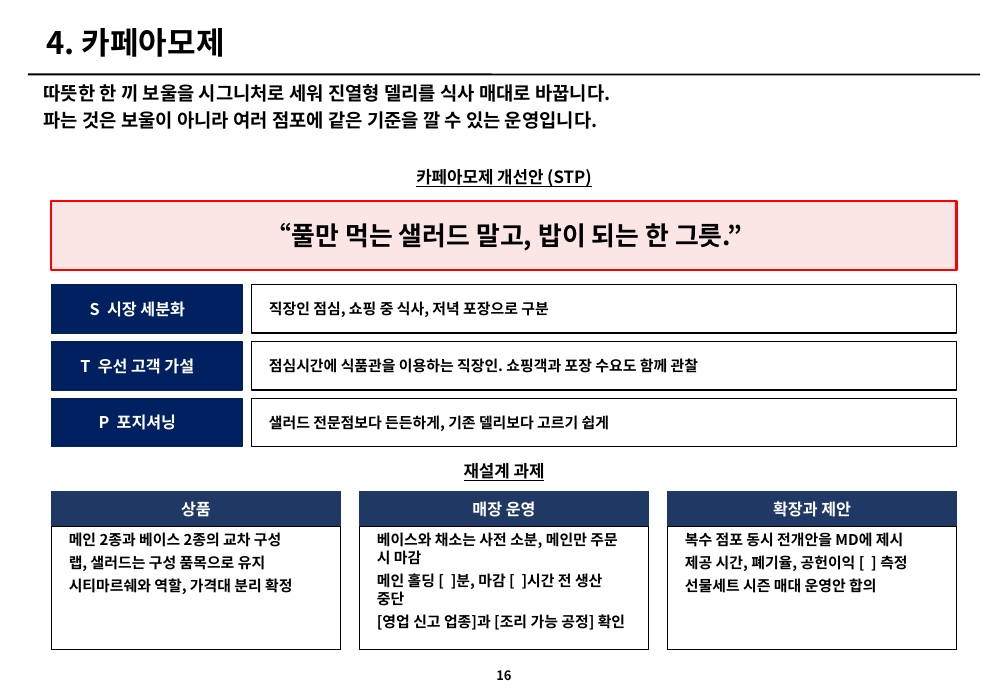
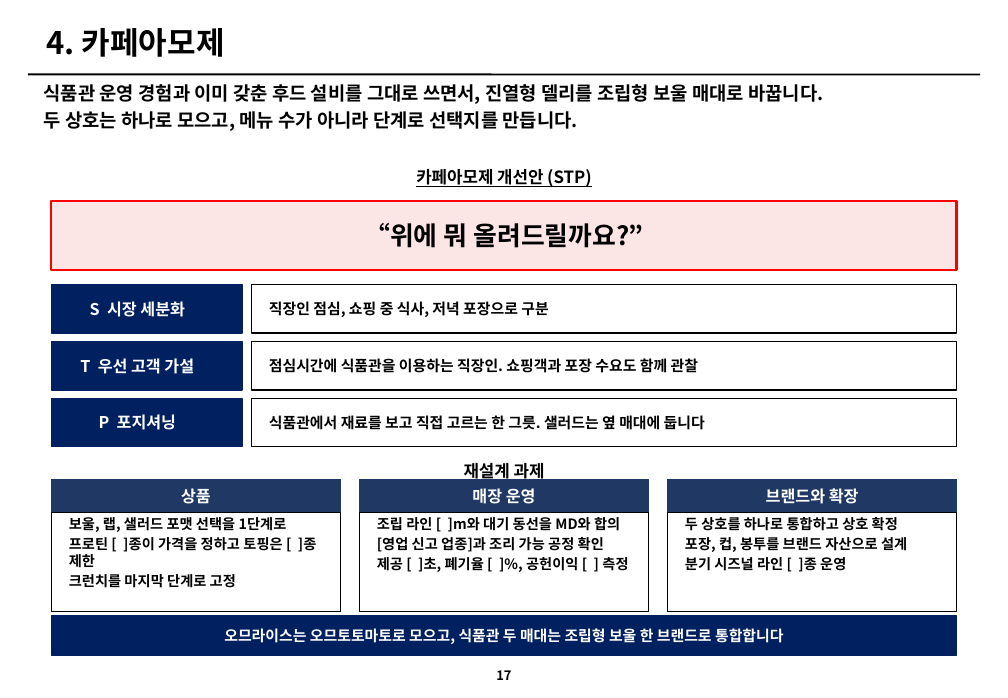
Before and after one commit to grandnim-wq/Claude, a slide deck: slide 17 of 아모제_3개브랜드_개선전략_v3.pptx (slide 16 before the commit). Drawn at 1008x698 pixels with LibreOffice and Linux fonts; fonts in the diff are those of the drawing. Boxes give left, top, right and bottom in pixels: in the first picture for what was removed or moved away, otherwise in the second. Text is boxed around its words. In the diff, an @@ line names an element or a change of style, - is before the commit and + after.

```diff
--- a/아모제_3개브랜드_개선전략_v3.pptx
+++ b/아모제_3개브랜드_개선전략_v3.pptx
@@ text at [44,84,823,131]: text changed @@
-따뜻한 한 끼 보울을 시그니처로 세워 진열형 델리를 식사 매대로 바꿉니다.
-파는 것은 보울이 아니라 여러 점포에 같은 기준을 깔 수 있는 운영입니다.
+식품관 운영 경험과 이미 갖춘 후드 설비를 그대로 쓰면서, 진열형 델리를 조립형 보울 매대로 바꿉니다.
+두 상호는 하나로 모으고, 메뉴 수가 아니라 단계로 선택지를 만듭니다.
@@ text at [364,223,643,248]: text changed @@
-“풀만 먹는 샐러드 말고, 밥이 되는 한 그릇.”
+“위에 뭐 올려드릴까요?”
@@ text at [269,415,705,430]: text changed @@
-샐러드 전문점보다 든든하게, 기존 델리보다 고르기 쉽게
+식품관에서 재료를 보고 직접 고르는 한 그릇. 샐러드는 옆 매대에 둡니다
@@ 3 rectangles, 2 texts: place and size @@
-3 rectangles, 2 texts at [51,491,957,527]
+3 rectangles, 2 texts at [51,479,957,513]
@@ text at [766,488,859,504]: text changed @@
-확장과 제안
+브랜드와 확장
@@ rectangle: place and size @@
-rectangle at [51,527,341,650]
+rectangle at [51,513,341,612]
@@ text at [69,517,316,588]: text changed; size 11.5 to 11 pt @@
-메인 2종과 베이스 2종의 교차 구성
-랩, 샐러드는 구성 품목으로 유지
-시티마르쉐와 역할, 가격대 분리 확정
+보울, 랩, 샐러드 포맷 선택을 1단계로
+프로틴 [ ]종이 가격을 정하고 토핑은 [ ]종 제한
+크런치를 마지막 단계로 고정
@@ rectangle: place and size @@
-rectangle at [359,527,649,650]
+rectangle at [359,513,649,612]
@@ text at [377,517,628,572]: text changed; size 11.5 to 11 pt @@
-베이스와 채소는 사전 소분, 메인만 주문 시 마감
-메인 홀딩 [ ]분, 마감 [ ]시간 전 생산 중단
-[영업 신고 업종]과 [조리 가능 공정] 확인
+조립 라인 [ ]m와 대기 동선을 MD와 합의
+[영업 신고 업종]과 조리 가능 공정 확인
+제공 [ ]초, 폐기율 [ ]%, 공헌이익 [ ] 측정
@@ rectangle: place and size @@
-rectangle at [667,527,957,650]
+rectangle at [667,513,957,612]
@@ text at [685,517,907,572]: text changed; size 11.5 to 11 pt @@
-복수 점포 동시 전개안을 MD에 제시
-제공 시간, 폐기율, 공헌이익 [ ] 측정
-선물세트 시즌 매대 운영안 합의
+두 상호를 하나로 통합하고 상호 확정
+포장, 컵, 봉투를 브랜드 자산으로 설계
+분기 시즈널 라인 [ ]종 운영
@@ rectangle added at [51,616,957,655], fill #002060, outline #002060 1 pt @@
@@ text added at [224,628,783,644], 11.5 pt, text #FFFFFF, bold @@
+오므라이스는 오므토토마토로 모으고, 식품관 두 매대는 조립형 보울 한 브랜드로 통합합니다
@@ page number at [496,670,511,680]: text changed @@
-16
+17
```
Also in this commit, not shown: 16 other slides changed, 1 slide added, 4 other files.
